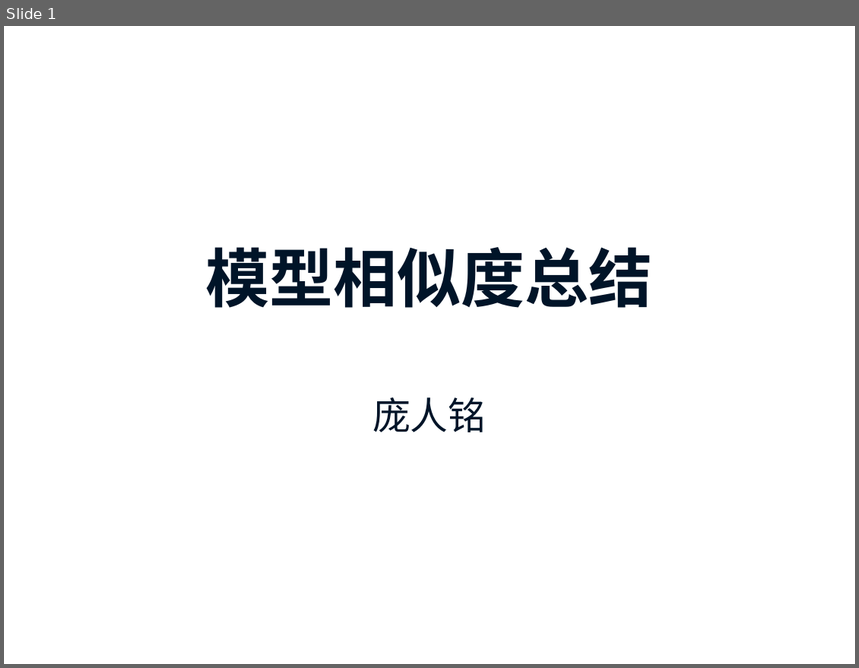
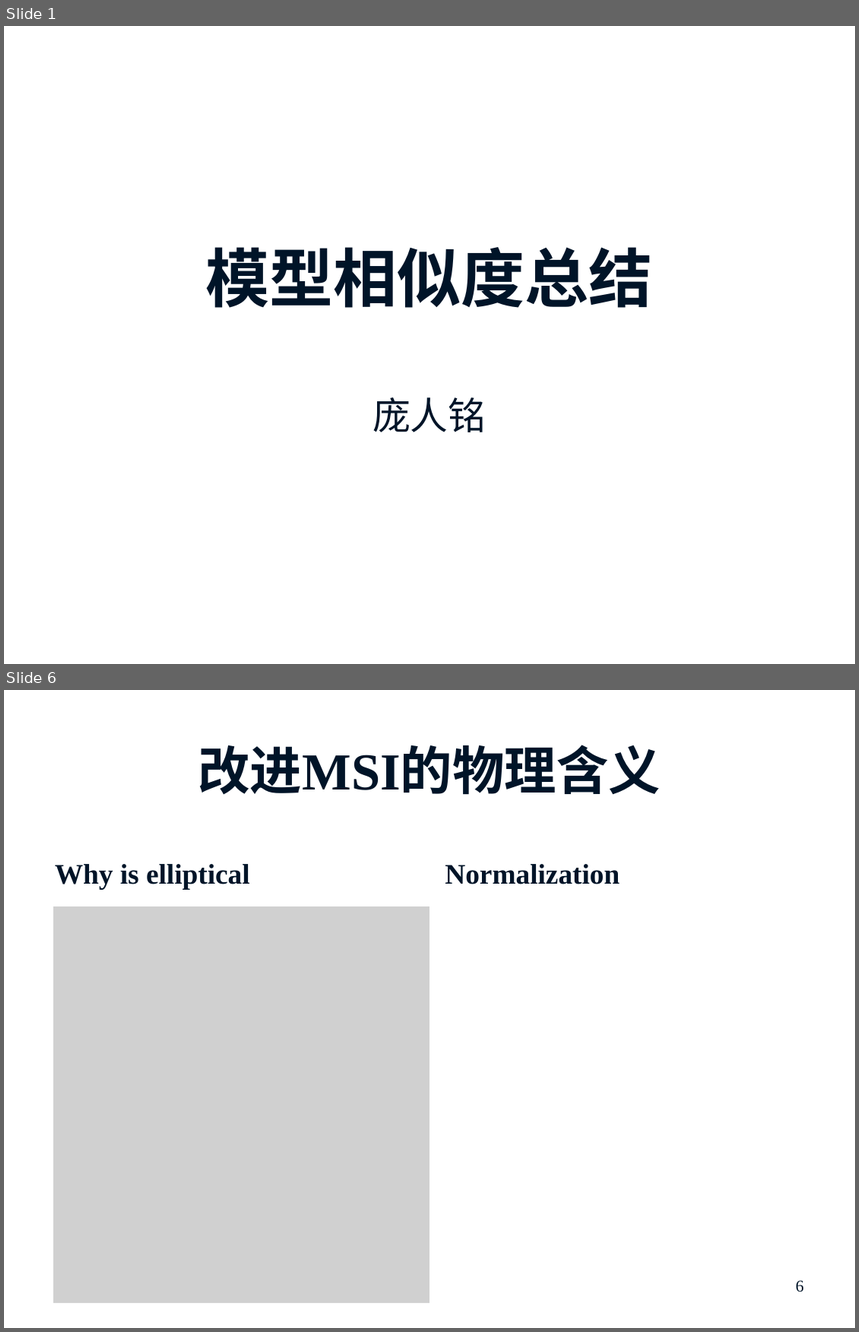
Before and after one commit to prm10/paper, a slide deck: presentation/模型相似度总结.pptx. Shown one above the other, each under a label of ours: slide 1 before the commit, slides 1 and 6 after it; the slides between them are not shown. The pictures are 859x668 and 859x1332 pixels, drawn with LibreOffice and Linux fonts; fonts in the diff are those of the drawing; grey boxes stand for pictures; background and template pictures are left out. Boxes give left, top, right and bottom in pixels: in the first picture for what was removed or moved away, otherwise in the second. Text is boxed around its words. In the diff, an @@ line names an element or a change of style, - is before the commit and + after.

```diff
--- a/presentation/模型相似度总结.pptx
+++ b/presentation/模型相似度总结.pptx
@@ slide 6 added at [4,690,855,1328], background #FFFFFF @@
@@ title added at [199,745,661,795], 44 pt, text #001428, bold @@
+改进MSI的物理含义
@@ text added at [55,864,250,889], 24 pt, text #001428, bold @@
+Why is elliptical
@@ text added at [445,864,620,885], 24 pt, text #001428, bold @@
+Normalization
@@ picture added at [53,907,430,1304] @@
@@ page number added at [796,1281,804,1293], 14 pt, text #001428 @@
+6
```
Also in this commit, not shown: 4 slides changed, 4 other slides added, 1 slide removed, 2 other files.
